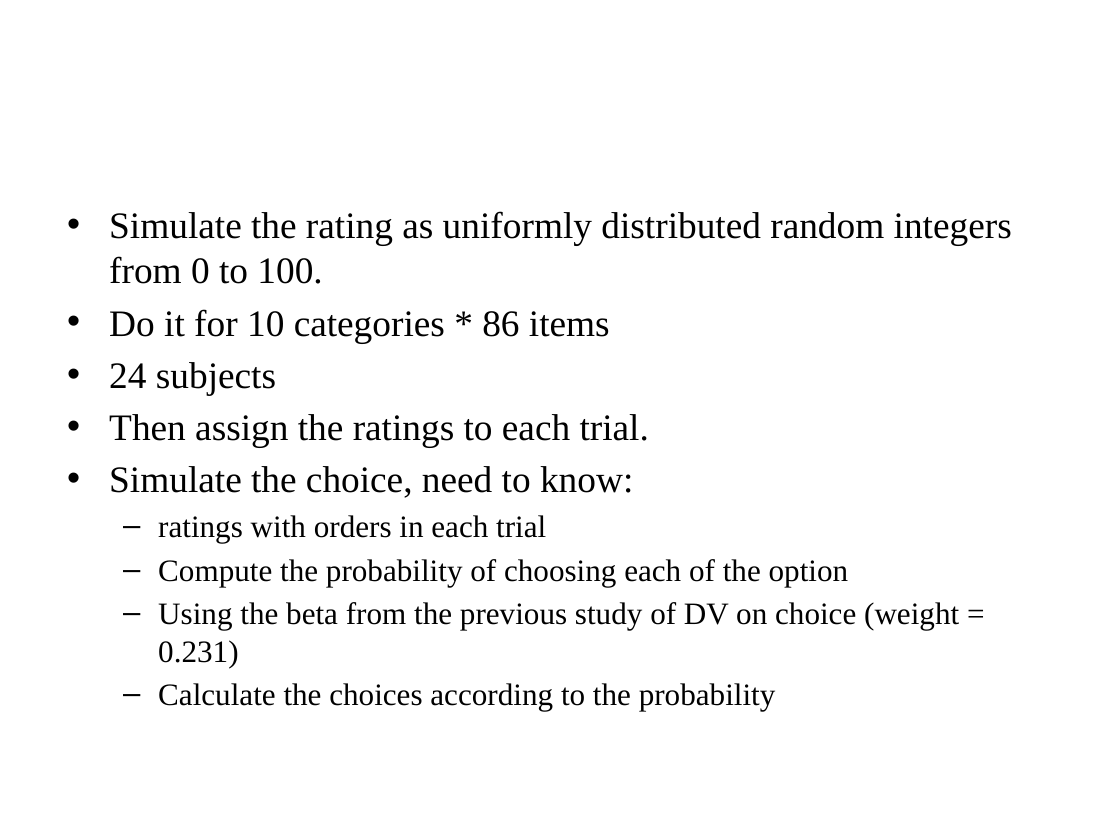
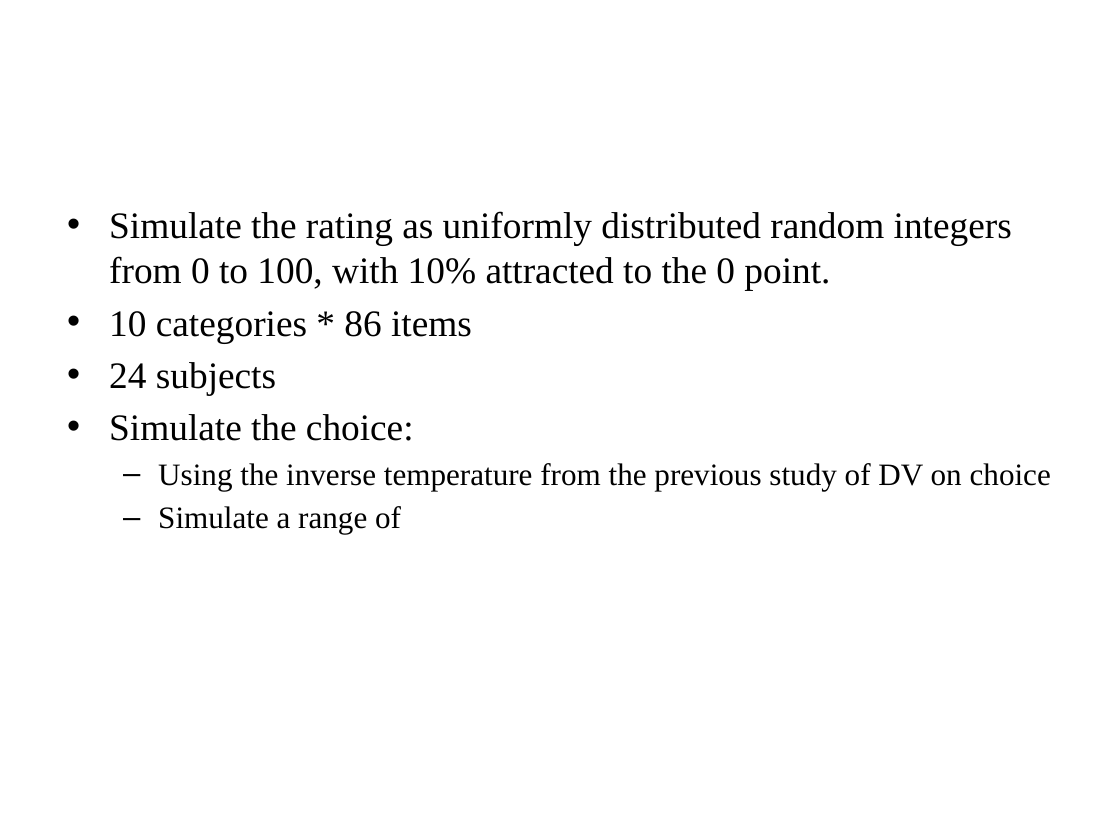
Before and after one commit to imemoof/-sdm, a slide deck: slide 13 of simulation/Simulation.pptx (slide 9 before the commit). Drawn at 1120x840 pixels with LibreOffice and Linux fonts; fonts in the diff are those of the drawing. Boxes give left, top, right and bottom in pixels: in the first picture for what was removed or moved away, otherwise in the second. Text is boxed around its words. In the diff, an @@ line names an element or a change of style, - is before the commit and + after.

```diff
--- a/simulation/Simulation.pptx
+++ b/simulation/Simulation.pptx
@@ text at [109, 211, 1012, 343]: text changed @@
-• Simulate the rating as uniformly distributed random integers from 0 to 100.
-• Do it for 10 categories * 86 items
+• Simulate the rating as uniformly distributed random integers from 0 to 100, with 10% attracted to the 0 point.
+• 10 categories * 86 items
@@ text at [109, 414, 1051, 534]: text changed @@
-• Then assign the ratings to each trial.
-• Simulate the choice, need to know:
-  – ratings with orders in each trial
-  – Compute the probability of choosing each of the option
-  – Using the beta from the previous study of DV on choice (weight = 0.231)
-  – Calculate the choices according to the probability
+• Simulate the choice:
+  – Using the inverse temperature from the previous study of DV on choice
+  – Simulate a range of
```
Also in this commit, not shown: 1 other slide changed, 4 slides added, 19 other files.
